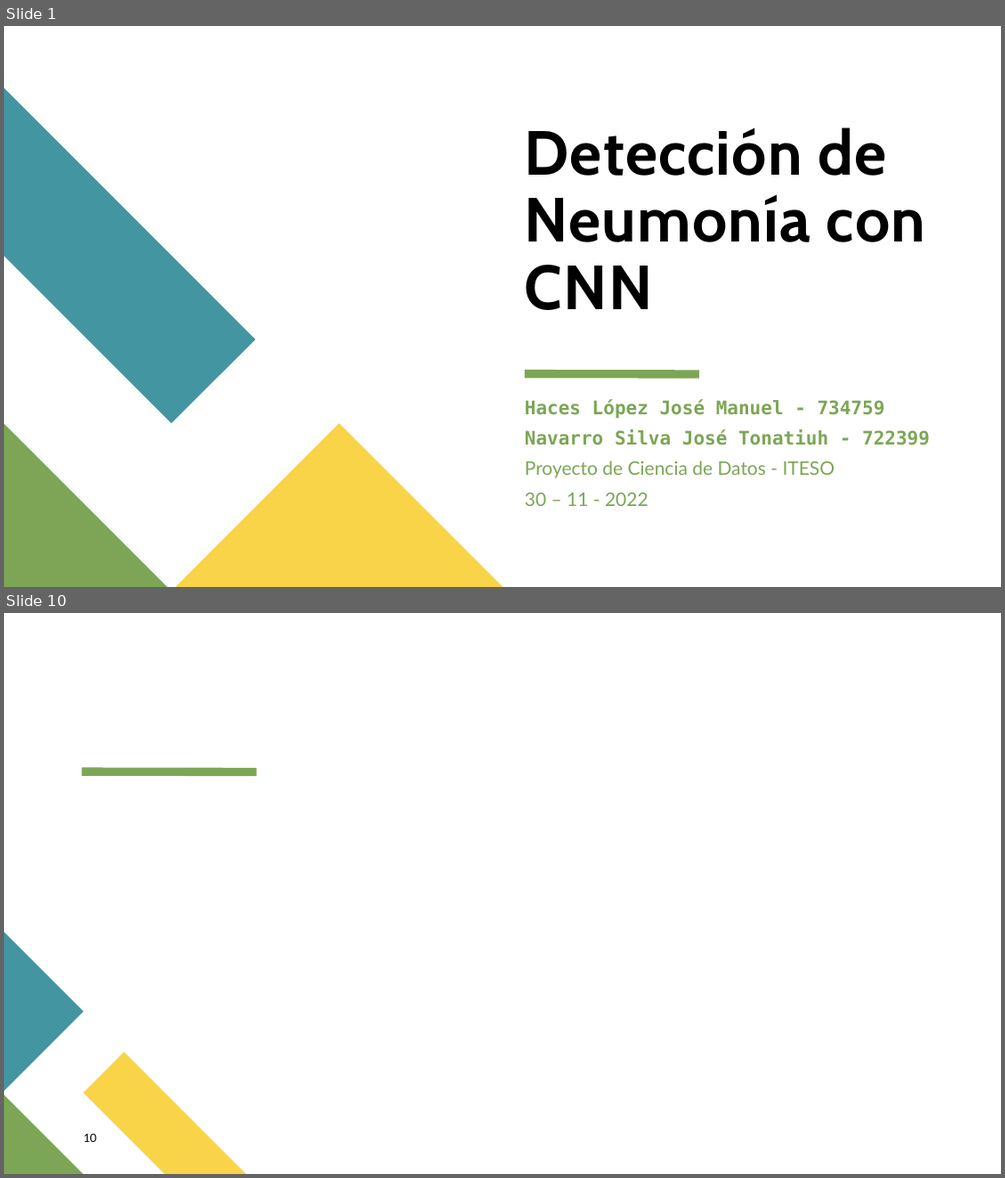
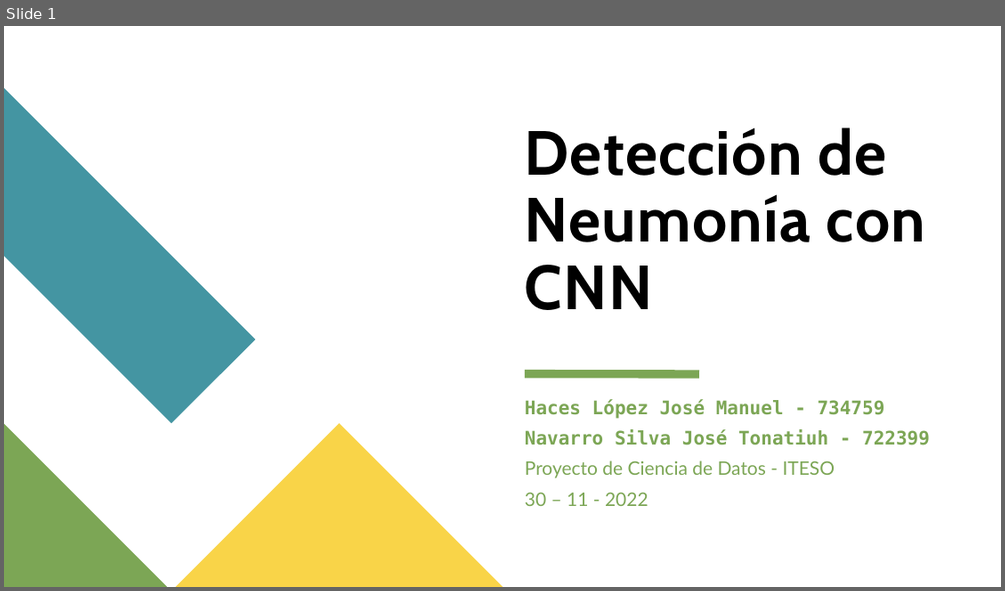
Before and after one commit to JManuelHaces/Proyecto-de-Ciencia-de-Datos, a slide deck: presentacion/Deteccion_Neumonía_CNN.pptx. Shown one above the other, each under a label of ours: slides 1 and 10 before the commit, slide 1 after it; the slides between them are not shown. The pictures are 1005x1178 and 1005x591 pixels, drawn with LibreOffice and Linux fonts; fonts in the diff are those of the drawing. Boxes give left, top, right and bottom in pixels: in the first picture for what was removed or moved away, otherwise in the second. Text is boxed around its words. In the diff, an @@ line names an element or a change of style, - is before the commit and + after.

```diff
--- a/presentacion/Deteccion_Neumonía_CNN.pptx
+++ b/presentacion/Deteccion_Neumonía_CNN.pptx
@@ slide 10 removed at (x1=4, y1=613, x2=1001, y2=1174), background #FFFFFF @@
@@ line removed from (81, 771) to (257, 771) @@
@@ freeform shape removed at (x1=4, y1=933, x2=83, y2=1091) @@
@@ freeform shape removed at (x1=83, y1=1052, x2=245, y2=1174) @@
@@ freeform shape removed at (x1=4, y1=1094, x2=83, y2=1174) @@
@@ page number removed at (x1=83, y1=1133, x2=97, y2=1142) @@
-10
```
Also in this commit, not shown: 11 slides added, 11 other slides removed, 5 other files.
